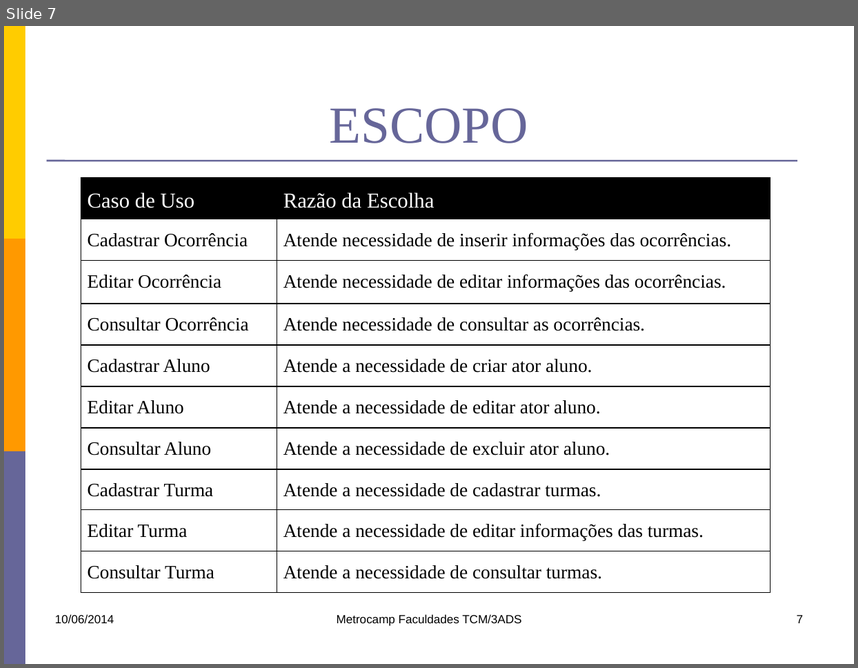
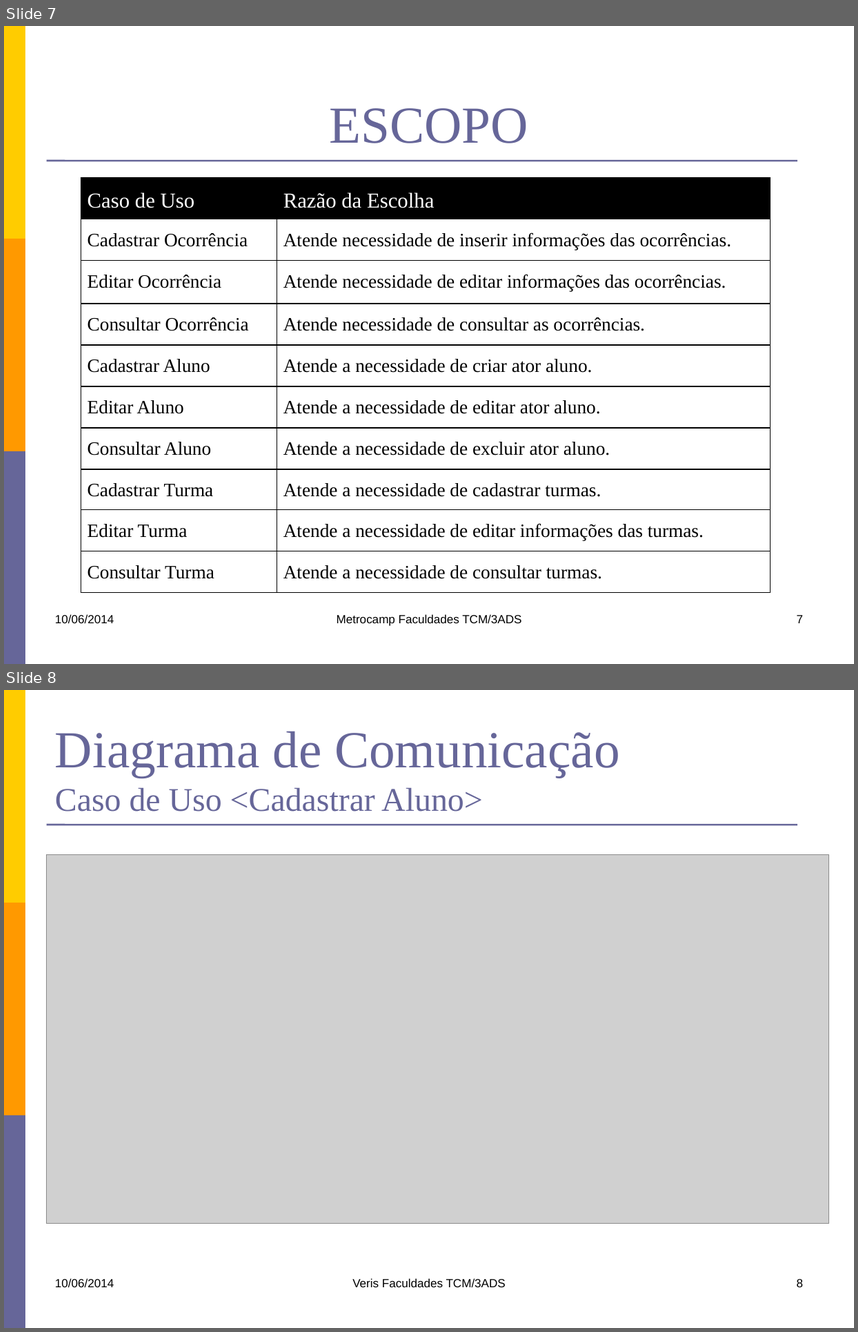
Before and after one commit to lfernandobra/pi5g1s14, a slide deck: documentacao/G5_Apresentacao1sem2014.pptx. Shown one above the other, each under a label of ours: slide 7 before the commit, slides 7 and 8 after it. The pictures are 858x668 and 858x1332 pixels, drawn with LibreOffice and Linux fonts; fonts in the diff are those of the drawing; grey boxes stand for pictures. Boxes give left, top, right and bottom in pixels: in the first picture for what was removed or moved away, otherwise in the second. Text is boxed around its words. In the diff, an @@ line names an element or a change of style, - is before the commit and + after.

Commit message:
Inseri os diagramas de classes e comunicação de Alunos e refinei algumas coisas da apresentação

```diff
--- a/documentacao/G5_Apresentacao1sem2014.pptx
+++ b/documentacao/G5_Apresentacao1sem2014.pptx
@@ slide 8 added at box(4, 690, 854, 1328), background #FFFFFF; not listed: 4 template elements that a slide beside it also shows @@
@@ title added at box(55, 731, 620, 811), 28 pt, text #666699 @@
+Diagrama de Comunicação
+Caso de Uso <Cadastrar Aluno>
@@ picture added at box(47, 855, 829, 1223) @@
@@ text added at box(55, 1278, 114, 1288), 10 pt, text #000000 @@
+10/06/2014
@@ text added at box(352, 1278, 506, 1287), 10 pt, text #000000 @@
+Veris Faculdades TCM/3ADS
@@ page number added at box(797, 1279, 804, 1287), 10 pt, text #000000 @@
+8
```
Also in this commit, not shown: 5 slides changed, 5 other slides added.
